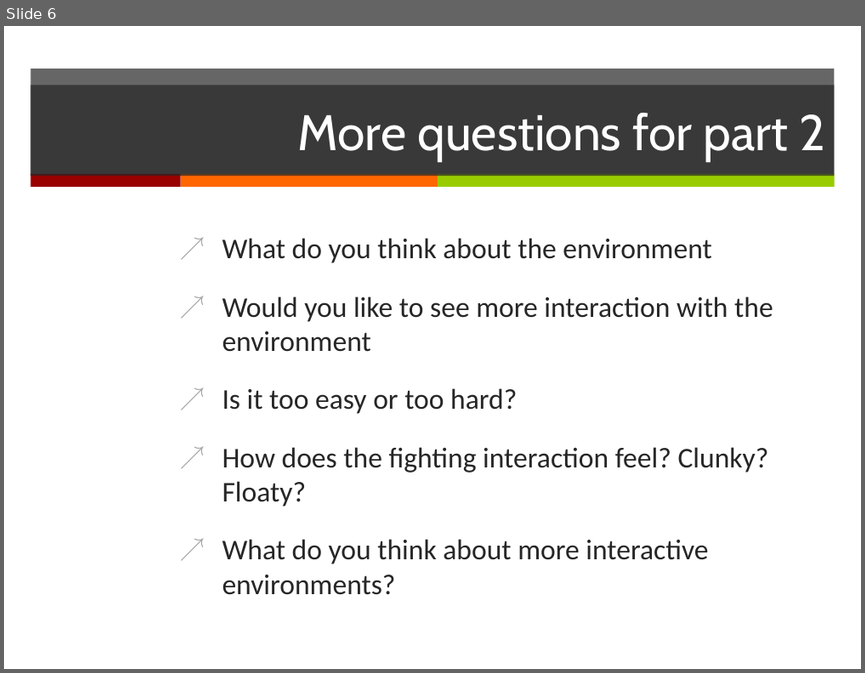
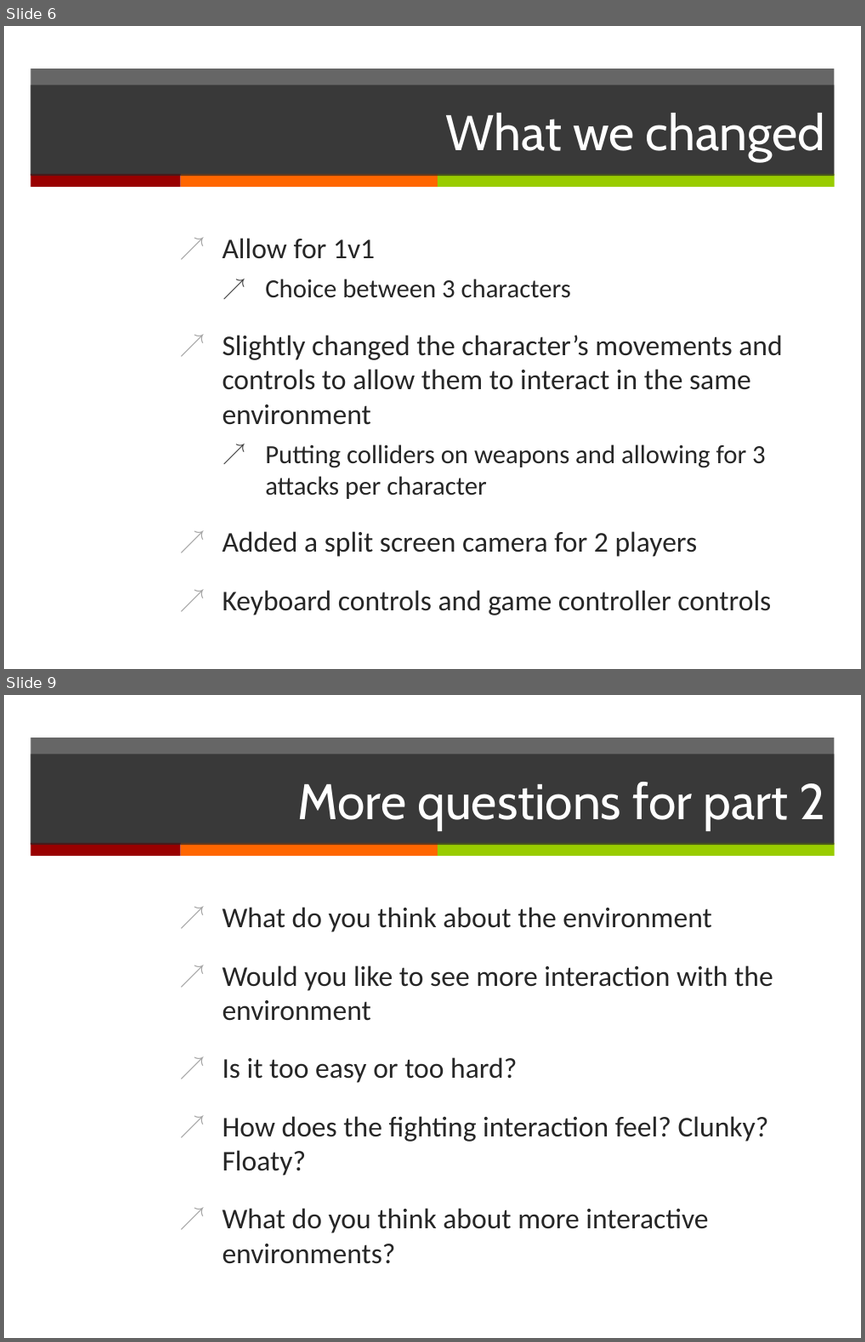
Before and after one commit to JELGT2011/Wizards-Of-Dos, a slide deck: P1.pptx. Shown one above the other, each under a label of ours: slide 6 before the commit, slides 6 and 9 after it; the slides between them are not shown. The pictures are 865x673 and 865x1342 pixels, drawn with LibreOffice and Linux fonts; fonts in the diff are those of the drawing. Boxes give left, top, right and bottom in pixels: in the first picture for what was removed or moved away, otherwise in the second. Text is boxed around its words. In the diff, an @@ line names an element or a change of style, - is before the commit and + after.

```diff
--- a/P1.pptx
+++ b/P1.pptx
@@ slide 6 added at [4, 26, 861, 669], background #FFFFFF; not listed: 4 template elements that a slide beside it also shows @@
@@ title added at [30, 86, 834, 176], fill #262626 at 70% opacity, 42 pt, text #FFFFFF @@
+What we changed
@@ text added at [222, 238, 782, 615], 24 pt, text #262626 @@
+↗ Allow for 1v1
+  ↗ Choice between 3 characters
+↗ Slightly changed the character’s movements and controls to allow them to interact in the same environment
+  ↗ Putting colliders on weapons and allowing for 3 attacks per character
+↗ Added a split screen camera for 2 players
+↗ Keyboard controls and game controller controls
@@ what was slide 6 is now slide 9 @@
```
Also in this commit, not shown: 5 slides changed, 7 other slides added.
